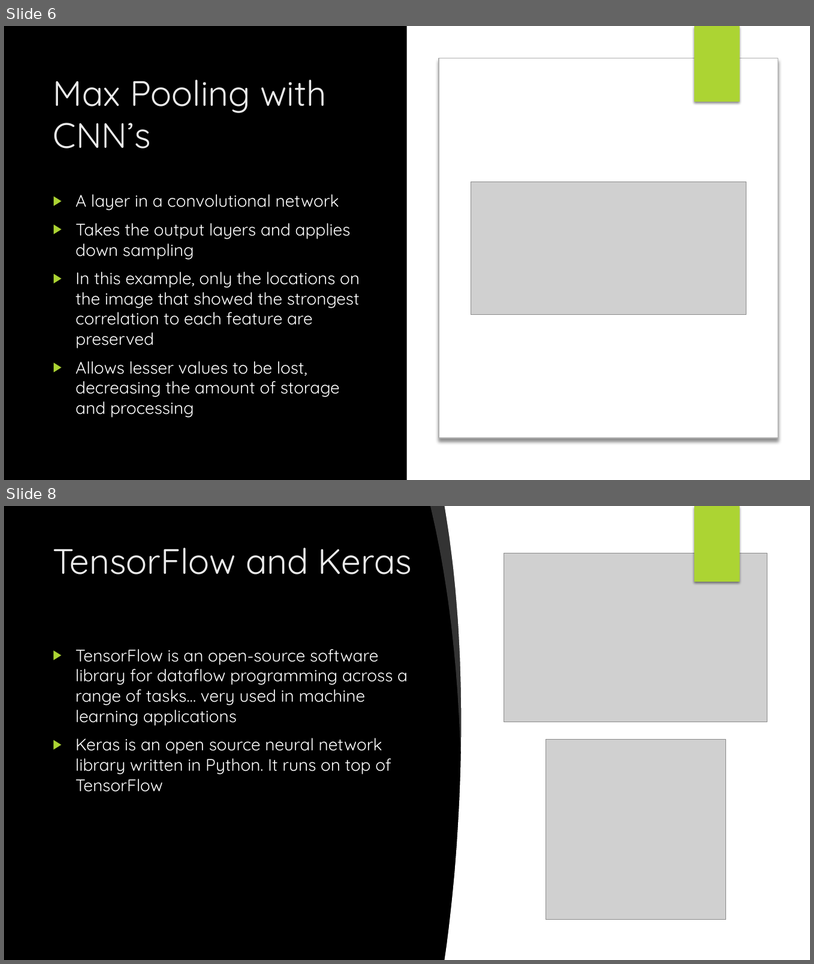
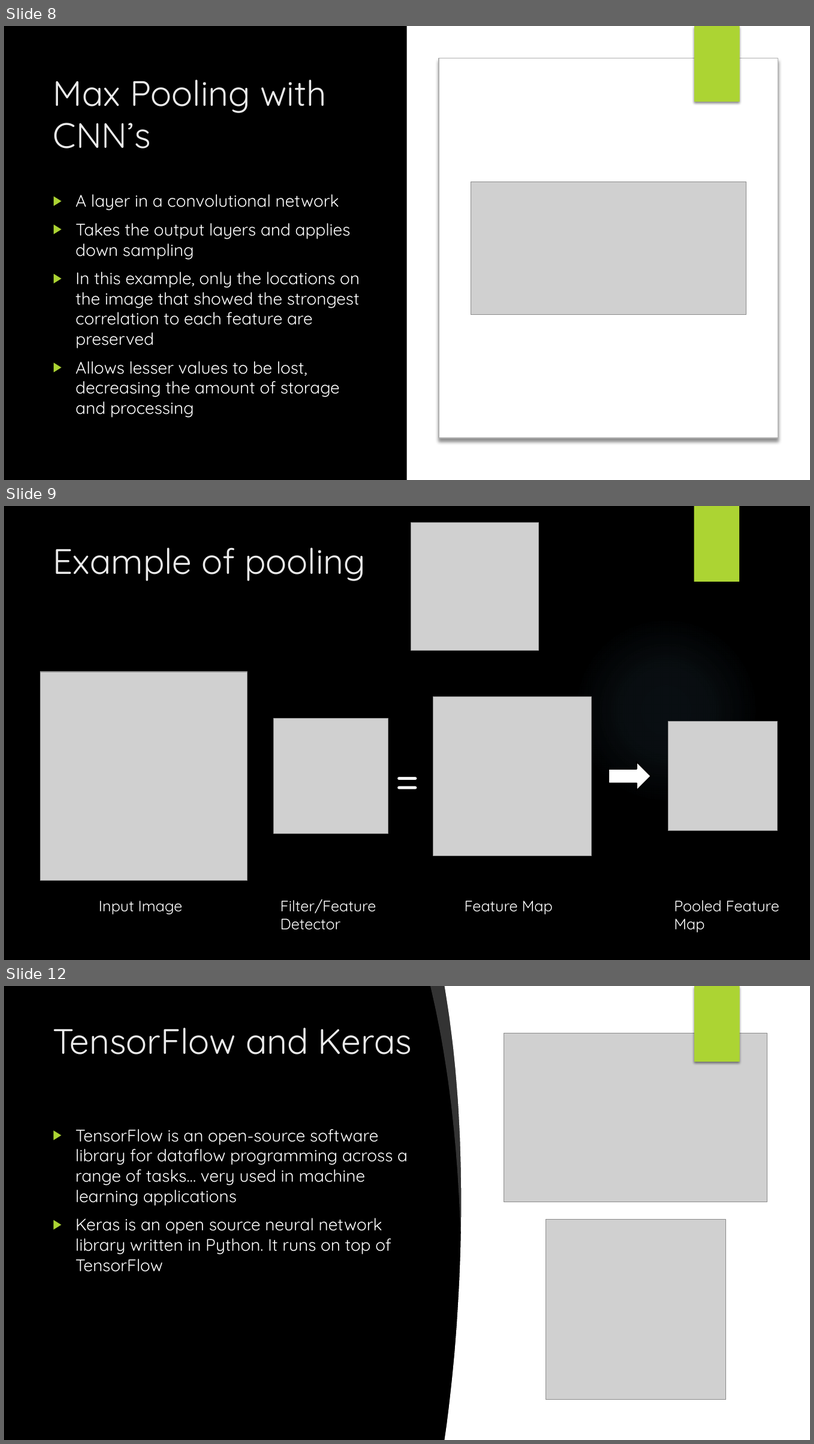
Before and after one commit to IvayloAsenov/Machine-Learning-Problems, a slide deck: ML Presentations/Convolutional Neural Networks Presentation.pptx. Shown one above the other, each under a label of ours: slides 6 and 8 before the commit, slides 8, 9 and 12 after it; the slides between them are not shown. The pictures are 814x964 and 814x1444 pixels, drawn with LibreOffice and Linux fonts; fonts in the diff are those of the drawing; grey boxes stand for pictures; background and template pictures are left out. Boxes give left, top, right and bottom in pixels: in the first picture for what was removed or moved away, otherwise in the second. Text is boxed around its words. In the diff, an @@ line names an element or a change of style, - is before the commit and + after.

```diff
--- a/ML Presentations/Convolutional Neural Networks Presentation.pptx
+++ b/ML Presentations/Convolutional Neural Networks Presentation.pptx
@@ slide 9 added at bbox=[4, 506, 810, 960], background picture (left out); not listed: 1 template element that a slide beside it also shows @@
@@ picture added at bbox=[411, 523, 539, 651] @@
@@ title added at bbox=[53, 547, 366, 581], 42 pt, text #EBEBEB @@
+Example of pooling
@@ ellipse added at bbox=[573, 617, 759, 803], fill gradient #7AC4F0 @@
@@ picture added at bbox=[40, 672, 248, 880] @@
@@ picture added at bbox=[434, 697, 592, 856] @@
@@ picture added at bbox=[274, 718, 388, 833] @@
@@ picture added at bbox=[669, 721, 778, 830] @@
@@ text added at bbox=[389, 742, 432, 810], 60 pt, text #FFFFFF @@
+=
@@ right arrow added at bbox=[609, 761, 651, 790], fill #FFFFFF, outline #000000 1.5 pt @@
@@ text added at bbox=[99, 900, 183, 914], 18 pt, text #FFFFFF @@
+Input Image
@@ text added at bbox=[281, 899, 377, 930], 18 pt, text #FFFFFF @@
+Filter/Feature
+Detector
@@ text added at bbox=[465, 900, 553, 914], 18 pt, text #FFFFFF @@
+Feature Map
@@ text added at bbox=[674, 900, 780, 932], 18 pt, text #FFFFFF @@
+Pooled Feature
+Map
@@ what was slide 6 is now slide 8 @@
@@ what was slide 8 is now slide 12 @@
```
Also in this commit, not shown: 2 slides changed, 3 other slides added, 1 other file.
